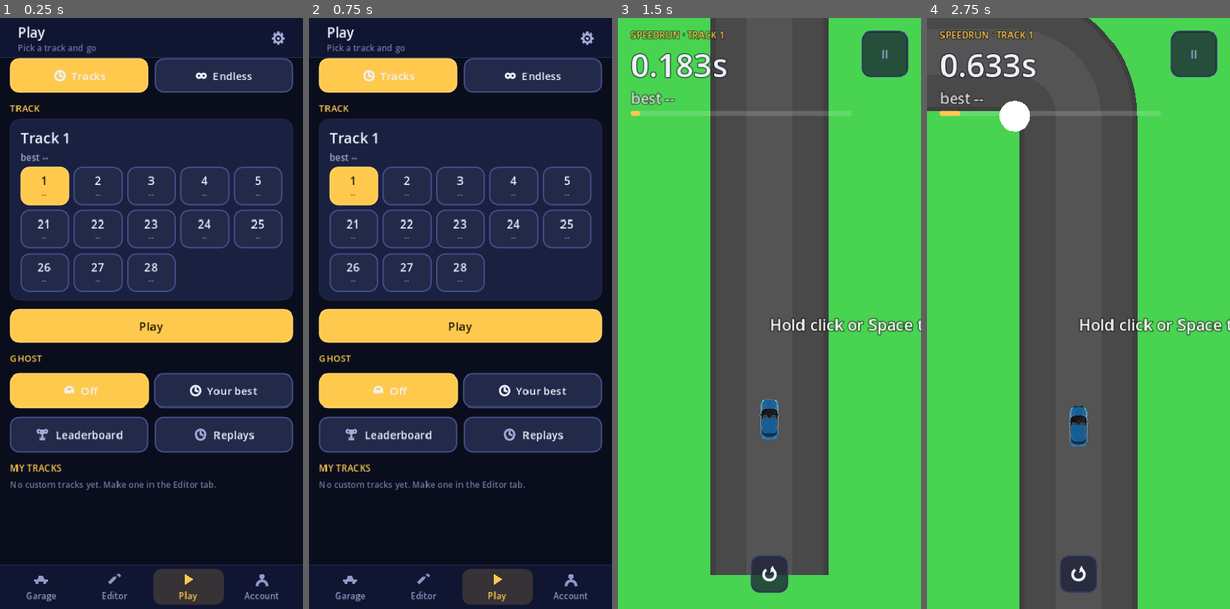
Above: before the commit, frames 1-4 (left to right).
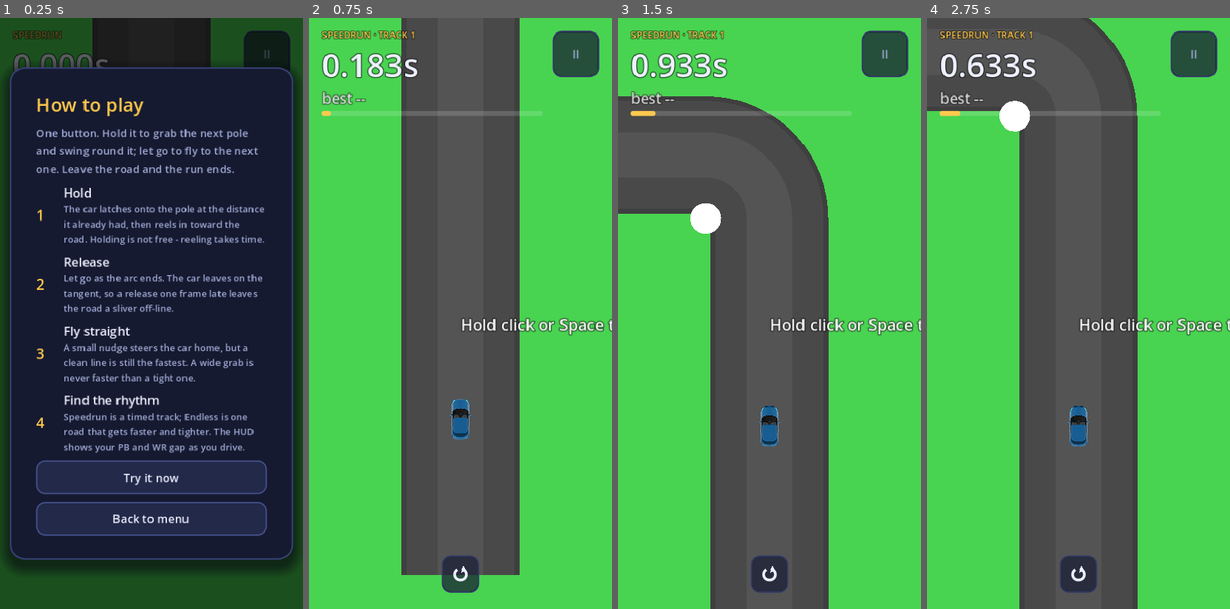
Above: after the commit, the same moments.

Repository: PolarNA0/Driftslinger-race
Game: Godot game, scene res://scenes/main.tscn
The game is run twice, just before and just after one commit, with the same random seed, the same clock (stepped at 60 frames per second) and the same inputs.
Inputs (mouse positions are in pixels of both pictures, inside the frame that each line leads up to):
- Up to frame 1 (0.25 s): no input
- Up to frame 2 (0.75 s): click (460, 478) at 0.5 s, where only the run after the commit has a clickable "Try it now"
- Up to frame 3 (1.5 s): click (769, 325) at 1.25 s, where only the run before the commit has a clickable "Play"
- Up to frame 4 (2.75 s): tap Enter at 2 s; move the mouse to (1145, 283) at 2.02 s; hold Right from 2.03 s (still down); tap R at 2.1 s; click (1145, 283) at 2.17 s; tap Space at 2.27 s

The runs differ from the first frame. In frame 1, 66% of the frame differs, in the area x 0-100%, y 0-100%; in frame 2, 99%; in frame 3, 16%; in frame 4, nothing differs.

Commit message:
Add a first-run tutorial
A new player met a one-button game with no explanation. The tutorial is four
short rows - hold, release, fly straight, find the rhythm - with a button that
drops straight into a run. It shows once, can be reopened from Settings, and is
skipped in headless runs so the screenshot and UI checks still see the menu.
The UI verifier now opens it and checks the card fits at phone and desktop sizes.

Co-authored-by: openhands <openhands@all-hands.dev>

Diff:
--- a/godot/scripts/app.gd
+++ b/godot/scripts/app.gd
@@ -194,8 +194,11 @@
 	_build_finish()
 	_build_replay_done()
 	_build_pause()
+	_build_tutorial()
 
 	_to_menu()
+	if not tutorial_done and DisplayServer.get_name() != "headless":
+		_show_only("tutorial")
 	_boot_account()
 
 	# A screenshot hook for headless visual checks: `--shot <path> [--shot-menu]`
@@ -227,6 +230,7 @@
 			"board": _show_leaderboard(menu_seed)
 			"history": _show_history()
 			"account": _to_menu(); shell.select("account")
+			"tutorial": _show_tutorial()
 			"editor":
 				# The editor is the one screen whose whole point is how it looks, so it
 				# needs a headless shot like the menu has. A new track has no pieces,
@@ -1129,6 +1133,8 @@
 	_key_row(c, "Play", "play", "Hold this key to swing.", input_key)
 	_key_row(c, "Reset", "reset", "Press this key to restart the current run.", reset_key)
 	_key_row(c, "Pause", "pause", "Press this key to pause and resume.", pause_key)
+	c.add_child(_section("Help"))
+	c.add_child(_button("How to play", _show_tutorial))
 
 
 # A labelled 0..1 slider. The percentage is its own label so the control reads at
@@ -1995,6 +2001,55 @@
 	col.add_child(_button("Main menu", _to_menu))
 
 
+# The first-run lesson. It is deliberately short: one idea per card row, and the
+# primary button drops straight into a run so the player learns by doing.
+func _build_tutorial() -> void:
+	var col := _new_overlay("tutorial", "How to play")
+	var lead := _label("One button. Hold it to grab the next pole and swing round it; let go to fly to the next one. Leave the road and the run ends.", 15)
+	lead.add_theme_color_override("font_color", UiTheme.INK_DIM)
+	lead.autowrap_mode = TextServer.AUTOWRAP_WORD_SMART
+	col.add_child(lead)
+	_tutorial_step(col, "1", "Hold", "The car latches onto the pole at the distance it already had, then reels in toward the road. Holding is not free - reeling takes time.")
+	_tutorial_step(col, "2", "Release", "Let go as the arc ends. The car leaves on the tangent, so a release one frame late leaves the road a sliver off-line.")
+	_tutorial_step(col, "3", "Fly straight", "A small nudge steers the car home, but a clean line is still the fastest. A wide grab is never faster than a tight one.")
+	_tutorial_step(col, "4", "Find the rhythm", "Speedrun is a timed track; Endless is one road that gets faster and tighter. The HUD shows your PB and WR gap as you drive.")
+	col.add_child(_button("Try it now", _tutorial_start))
+	col.add_child(_button("Back to menu", _tutorial_back))
+
+
+func _tutorial_step(parent: VBoxContainer, number: String, title: String, body: String) -> void:
+	var row := _row(12)
+	parent.add_child(row)
+	var badge := _label(number, 20)
+	badge.add_theme_color_override("font_color", UiTheme.ACCENT)
+	badge.custom_minimum_size = Vector2(26, 0)
+	row.add_child(badge)
+	var c := _col(2)
+	c.size_flags_horizontal = Control.SIZE_EXPAND_FILL
+	row.add_child(c)
+	c.add_child(_label(title, 17))
+	var d := _label(body, 13)
+	d.add_theme_color_override("font_color", UiTheme.INK_DIM)
+	d.autowrap_mode = TextServer.AUTOWRAP_WORD_SMART
+	c.add_child(d)
+
+
+func _show_tutorial() -> void:
+	_show_only("tutorial")
+
+
+func _tutorial_start() -> void:
+	tutorial_done = true
+	Storage.set_pref("tutorialDone", true)
+	_start_run(menu_seed)
+
+
+func _tutorial_back() -> void:
+	tutorial_done = true
+	Storage.set_pref("tutorialDone", true)
+	_to_menu()
+
+
 func _build_pause() -> void:
 	var col := _new_overlay("pause", "Paused")
 	col.add_child(_button("Resume", func():
--- a/godot/tools/verify_hud.gd
+++ b/godot/tools/verify_hud.gd
@@ -72,6 +72,16 @@
         _check("focus out leaves a replay alone", app.game.state == "running")
         app.game.mode = "speedrun"
 
+        print("-- tutorial --")
+        app._show_tutorial()
+        _check("tutorial opens", app.overlay == "tutorial" and app.overlays["tutorial"].visible)
+        app._tutorial_back()
+        _check("tutorial back marks it seen", app.tutorial_done and app.overlay == "menu")
+        app._show_tutorial()
+        app._tutorial_start()
+        _check("tutorial start begins a run", app.overlay == "" and app.game.state == "running")
+        app.game.state = "paused"
+
         print("-- settings --")
         app._open_settings()
         _check("settings has a master slider", app.settings_master != null)
--- a/godot/tools/verify_ui.gd
+++ b/godot/tools/verify_ui.gd
@@ -168,6 +168,20 @@
 	await process_frame
 	if settings.visible:
 		_fail("settings overlay did not close")
+
+	# The first-run tutorial is a tall card on a phone, so it has to scroll and
+	# every button has to stay reachable.
+	app._show_tutorial()
+	await process_frame
+	var tutorial: Control = app.overlays["tutorial"]
+	if not tutorial.visible:
+		_fail("tutorial overlay did not open")
+	else:
+		_check_page("tutorial", tutorial, vp)
+	app._tutorial_back()
+	await process_frame
+	if tutorial.visible:
+		_fail("tutorial overlay did not close")
 
 	# The leaderboard opens in both modes and every row fits. Endless is the new
 	# board, so it is checked explicitly: a row wider than the card would be the
